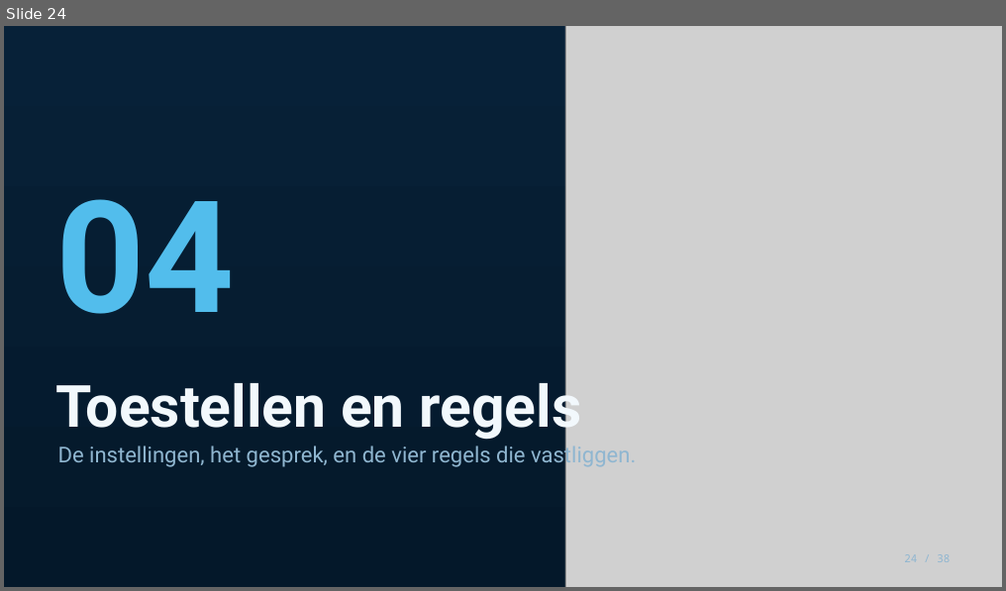
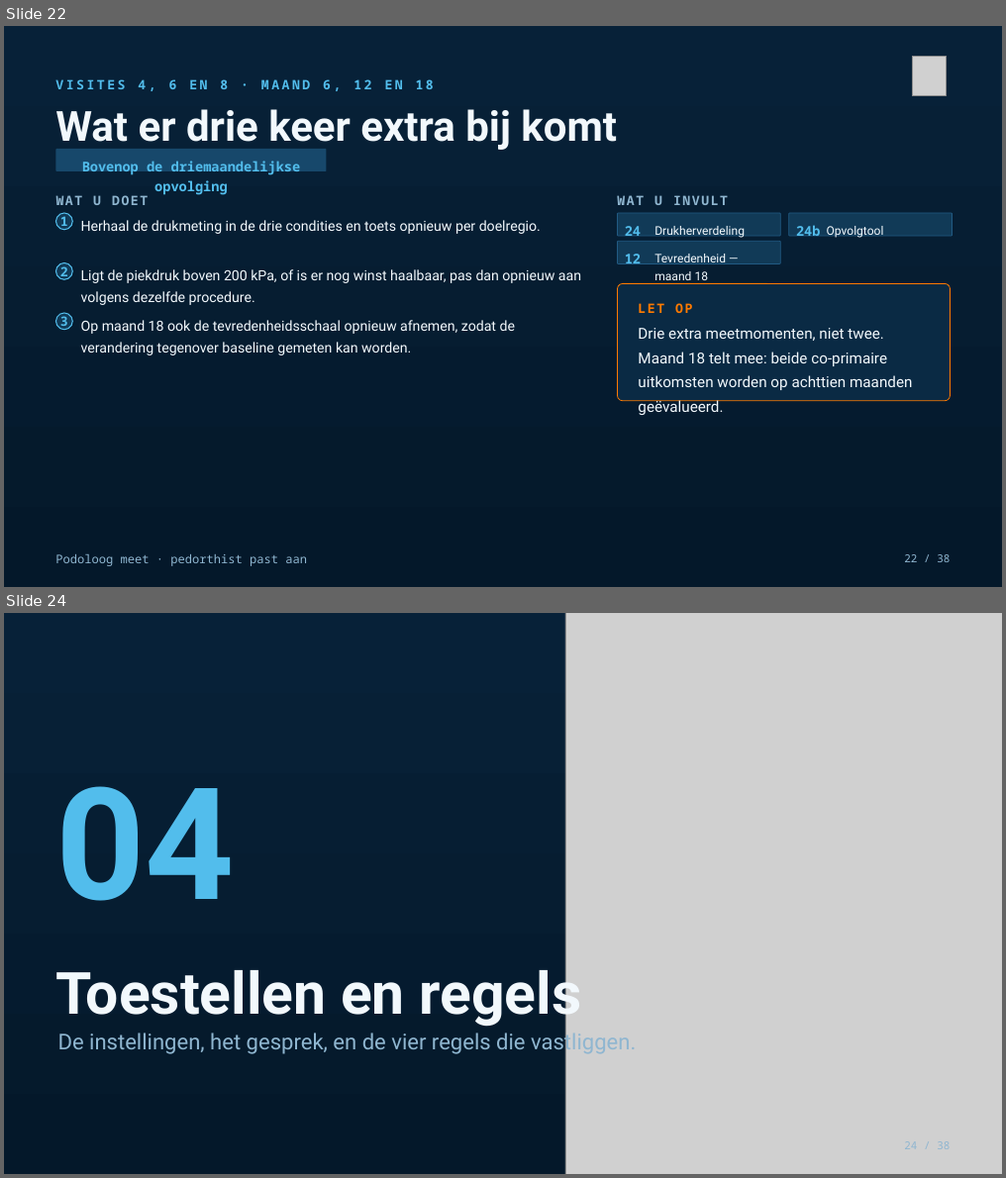
Before and after one commit to Dellfs/paradise-project, a slide deck: PARADISE_presentatie/PARADISE_opleidingssessie_voetklinieken.pptx. Shown one above the other, each under a label of ours: slide 24 before the commit, slides 22 and 24 after it; the slides between them are not shown. The pictures are 1006x591 and 1006x1178 pixels, drawn with LibreOffice and Linux fonts; fonts in the diff are those of the drawing; grey boxes stand for pictures. Boxes give left, top, right and bottom in pixels: in the first picture for what was removed or moved away, otherwise in the second. Text is boxed around its words. In the diff, an @@ line names an element or a change of style, - is before the commit and + after.

```diff
--- a/PARADISE_presentatie/PARADISE_opleidingssessie_voetklinieken.pptx
+++ b/PARADISE_presentatie/PARADISE_opleidingssessie_voetklinieken.pptx
@@ slide 22 added at [4, 26, 1002, 587], background #FFFFFF @@
@@ rectangle added at [4, 26, 1002, 587], fill gradient #072138 to #04182A @@
@@ text added at [55, 79, 434, 91], 12.5 pt, text #52BDEC, bold @@
+VISITES 4, 6 EN 8 · MAAND 6, 12 EN 18
@@ picture added at [912, 56, 946, 95] @@
@@ text added at [55, 109, 617, 151], 40 pt, text #F2F8FC, bold @@
+Wat er drie keer extra bij komt
@@ rounded rectangle added at [55, 149, 326, 172], fill #17486B @@
@@ text added at [82, 161, 301, 195], 13 pt, text #52BDEC, bold @@
+Bovenop de driemaandelijkse opvolging
@@ text added at [56, 195, 148, 205], 12.5 pt, text #8FB6D0, bold @@
+WAT U DOET
@@ text added at [617, 195, 728, 205], 12.5 pt, text #8FB6D0, bold @@
+WAT U INVULT
@@ ellipse added at [55, 213, 72, 230], fill #113A57, outline #52BDEC 1 pt @@
@@ text added at [60, 214, 68, 230], 12.5 pt, text #52BDEC, bold @@
+1
@@ text added at [81, 220, 541, 234], 13.5 pt, text #F2F8FC @@
+Herhaal de drukmeting in de drie condities en toets opnieuw per doelregio.
@@ rounded rectangle added at [617, 213, 780, 236], fill #113A57, outline #215B84 0.75 pt @@
@@ text added at [625, 226, 641, 236], 13 pt, text #52BDEC, bold @@
+24
@@ text added at [654, 226, 745, 238], 11.5 pt, text #F2F8FC @@
+Drukherverdeling
@@ rounded rectangle added at [789, 213, 952, 236], fill #113A57, outline #215B84 0.75 pt @@
@@ text added at [796, 225, 821, 236], 13 pt, text #52BDEC, bold @@
+24b
@@ text added at [827, 226, 884, 238], 11.5 pt, text #F2F8FC @@
+Opvolgtool
@@ rounded rectangle added at [617, 241, 780, 264], fill #113A57, outline #215B84 0.75 pt @@
@@ text added at [625, 254, 641, 265], 13 pt, text #52BDEC, bold @@
+12
@@ text added at [654, 254, 726, 284], 11.5 pt, text #F2F8FC @@
+Tevredenheid — maand 18
@@ ellipse added at [55, 264, 72, 279], fill #113A57, outline #52BDEC 1 pt @@
@@ text added at [60, 264, 68, 280], 12.5 pt, text #52BDEC, bold @@
+2
@@ text added at [81, 270, 581, 305], 13.5 pt, text #F2F8FC @@
+Ligt de piekdruk boven 200 kPa, of is er nog winst haalbaar, pas dan opnieuw aan volgens dezelfde procedure.
@@ rounded rectangle added at [617, 283, 949, 401], fill #0A2A44, outline #FF7A00 0.75 pt @@
@@ ellipse added at [55, 313, 72, 330], fill #113A57, outline #52BDEC 1 pt @@
@@ text added at [60, 314, 68, 331], 12.5 pt, text #52BDEC, bold @@
+3
@@ text added at [81, 320, 515, 356], 13.5 pt, text #F2F8FC @@
+Op maand 18 ook de tevredenheidsschaal opnieuw afnemen, zodat de verandering tegenover baseline gemeten kan worden.
@@ text added at [638, 303, 692, 313], 12.5 pt, text #FF7A00, bold @@
+LET OP
@@ text added at [638, 328, 912, 390], 14.5 pt, text #F2F8FC @@
+Drie extra meetmomenten, niet twee. Maand 18 telt mee: beide co-primaire uitkomsten worden op achttien maanden geëvalueerd.
@@ text added at [55, 555, 307, 567], 11.5 pt, text #8FB6D0 @@
+Podoloog meet · pedorthist past aan
@@ text added at [904, 555, 949, 563], 10.5 pt, text #8FB6D0 @@
+22 / 38
```
Also in this commit, not shown: 8 slides changed, 1 slide removed, 4 other files.
